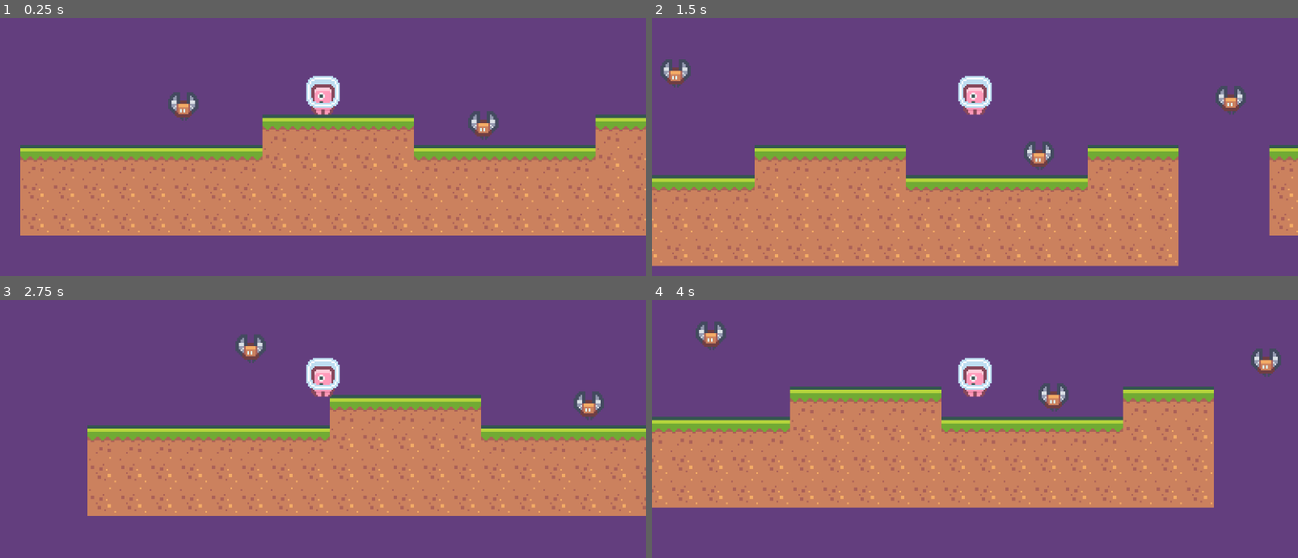
Above: before the commit, frames 1-4 (two rows, left to right).
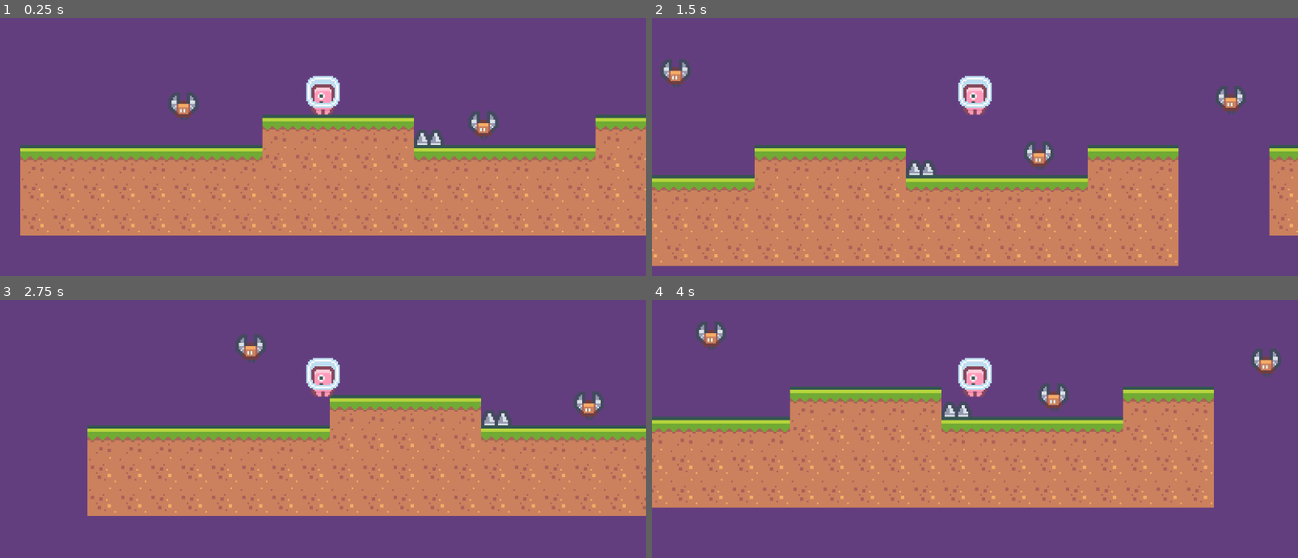
Above: after the commit, the same moments.

Repository: RaspberryProgramming/GodotPortfolio
Game: Godot game, scene res://Level1.tscn
Same seed, same stepped clock (60 frames per second), same inputs: the game is played once before the commit and once after it.
Inputs:
- Up to frame 1 (0.25 s): no input
- Up to frame 2 (1.5 s): hold Right from 0.53 s (still down); tap Space at 0.77 s
- Up to frame 3 (2.75 s): tap Space at 1.52 s; release Right at 2.03 s; hold Left from 2.03 s (still down)
- Up to frame 4 (4 s): release Left at 2.78 s; hold Right from 2.78 s (still down); tap Space at 3.02, 3.77 s

The runs differ from the first frame. In frame 1, 0.2% of the frame differs, in the area x 64-69%, y 43-50%; in frame 2, 0.2%; in frame 3, 0.2%, in the area x 74-80%, y 42-49%; in frame 4, 0.2%.

Commit message:
Lesson 10 - Adding spikes with signal to restart game

Diff:
--- a/Courses/Godot 4 2D Platformer/Level1.tscn
+++ b/Courses/Godot 4 2D Platformer/Level1.tscn
@@ -1,9 +1,11 @@
-[gd_scene load_steps=8 format=3 uid="uid://bkce7f46s206b"]
+[gd_scene load_steps=11 format=3 uid="uid://bkce7f46s206b"]
 
 [ext_resource type="Texture2D" uid="uid://biwond464pw3f" path="res://Sprites/Tiles/tiles_packed.png" id="1_dvila"]
 [ext_resource type="Texture2D" uid="uid://c3nvqgsbwhv3a" path="res://Sprites/Characters/character_0004.png" id="2_f1qyx"]
 [ext_resource type="Script" path="res://Player.gd" id="2_ydxc4"]
 [ext_resource type="PackedScene" uid="uid://bsh8chy26bcbl" path="res://Enemy.tscn" id="4_ah4oq"]
+[ext_resource type="Script" path="res://Spikes.gd" id="5_8ebpp"]
+[ext_resource type="Texture2D" uid="uid://bj4phc7ceh37p" path="res://Sprites/Objects/tile_0068.png" id="5_umanj"]
 
 [sub_resource type="TileSetAtlasSource" id="TileSetAtlasSource_gfham"]
 texture = ExtResource("1_dvila")
@@ -656,6 +658,9 @@
 [sub_resource type="CapsuleShape2D" id="CapsuleShape2D_yyfp8"]
 height = 24.0
 
+[sub_resource type="RectangleShape2D" id="RectangleShape2D_71u1c"]
+size = Vector2(18, 9)
+
 [node name="Main" type="Node2D"]
 
 [node name="TileMap" type="TileMap" parent="."]
@@ -684,3 +689,16 @@
 
 [node name="Enemy3" parent="." instance=ExtResource("4_ah4oq")]
 position = Vector2(247, 36)
+
+[node name="Spikes" type="Area2D" parent="."]
+position = Vector2(63, 27)
+script = ExtResource("5_8ebpp")
+
+[node name="Sprite" type="Sprite2D" parent="Spikes"]
+texture = ExtResource("5_umanj")
+
+[node name="CollisionShape2D" type="CollisionShape2D" parent="Spikes"]
+position = Vector2(0, 4.5)
+shape = SubResource("RectangleShape2D_71u1c")
+
+[connection signal="body_entered" from="Spikes" to="Spikes" method="_on_body_entered"]
--- /dev/null
+++ b/Courses/Godot 4 2D Platformer/Spikes.gd
@@ -0,0 +1,5 @@
+extends Area2D
+
+func _on_body_entered(body):
+  if body.is_in_group("Player"):
+    body.game_over()
